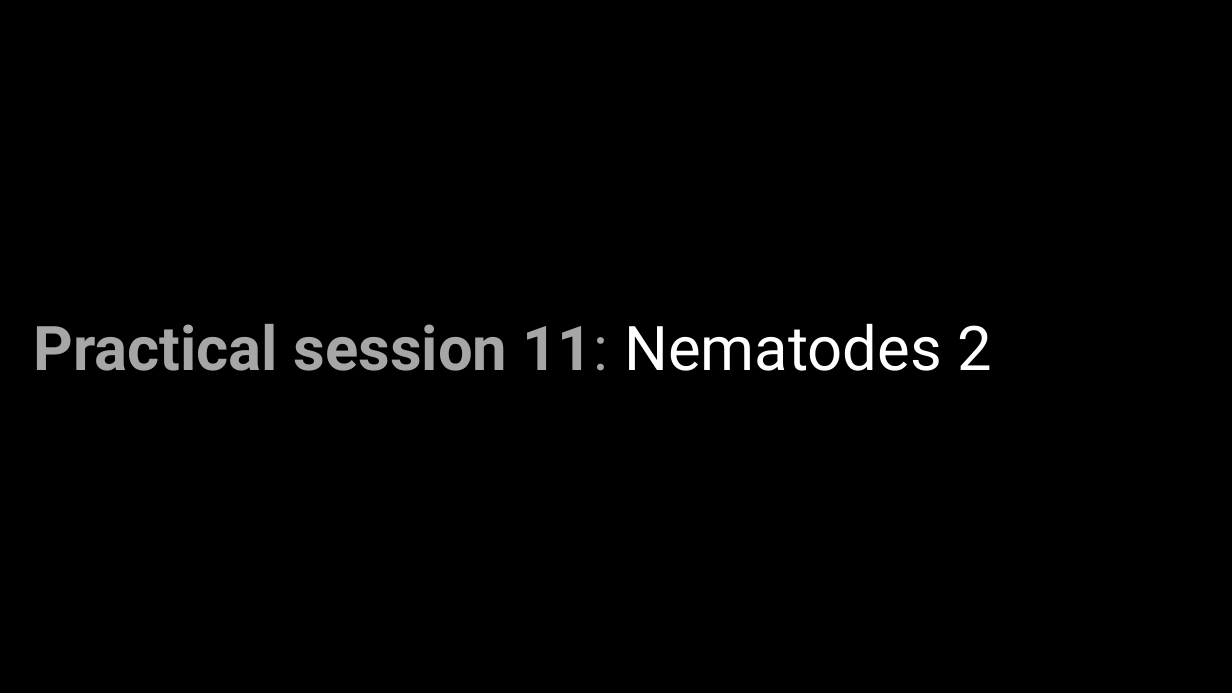
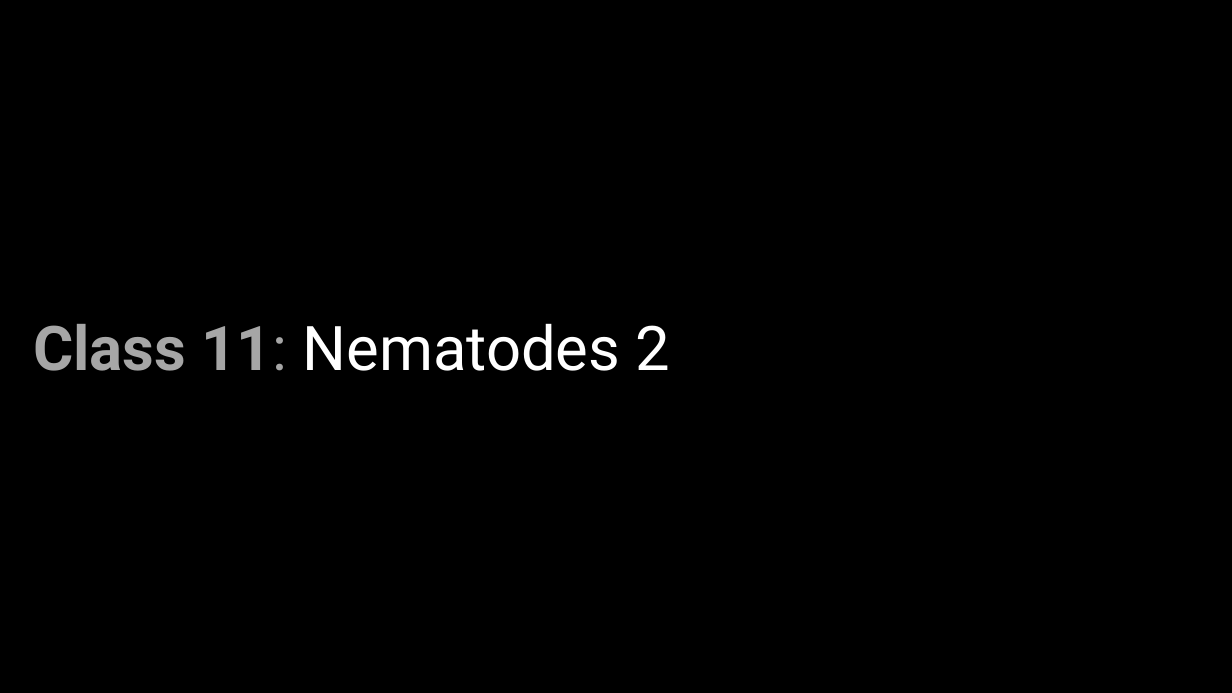
Before and after one commit to wood-lab/fish_406, a slide deck: slide 6 of docs/lectures/in-class_activities/class_11.pptx (slide 7 before the commit). Drawn at 1232x693 pixels with LibreOffice and Linux fonts; fonts in the diff are those of the drawing. Boxes give left, top, right and bottom in pixels: in the first picture for what was removed or moved away, otherwise in the second. Text is boxed around its words. In the diff, an @@ line names an element or a change of style, - is before the commit and + after.

Commit message:
updating ppt and agenda for class 11

```diff
--- a/docs/lectures/in-class_activities/class_11.pptx
+++ b/docs/lectures/in-class_activities/class_11.pptx
@@ text at bbox=[33, 323, 671, 371]: text changed; text colour #A6A6A6 to #FFFFFF; bold off @@
-Practical session 11: Nematodes 2
+Class 11: Nematodes 2
```
Also in this commit, not shown: 1 other slide changed, 1 slide removed, 11 other files.
